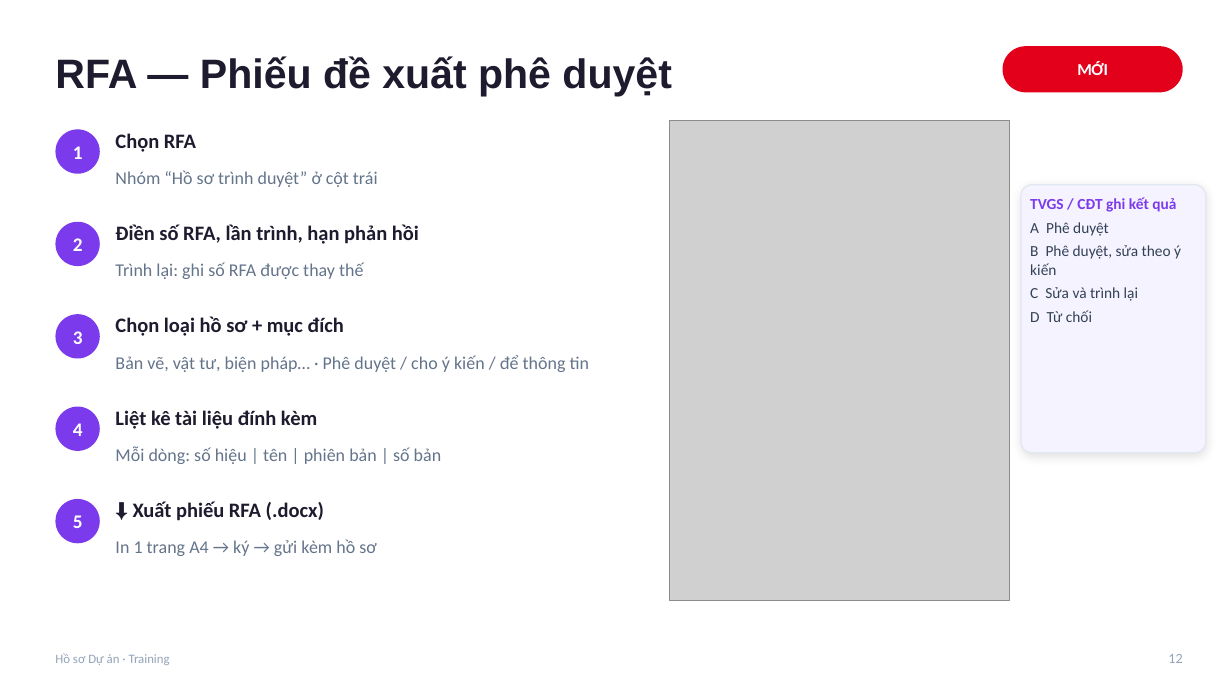
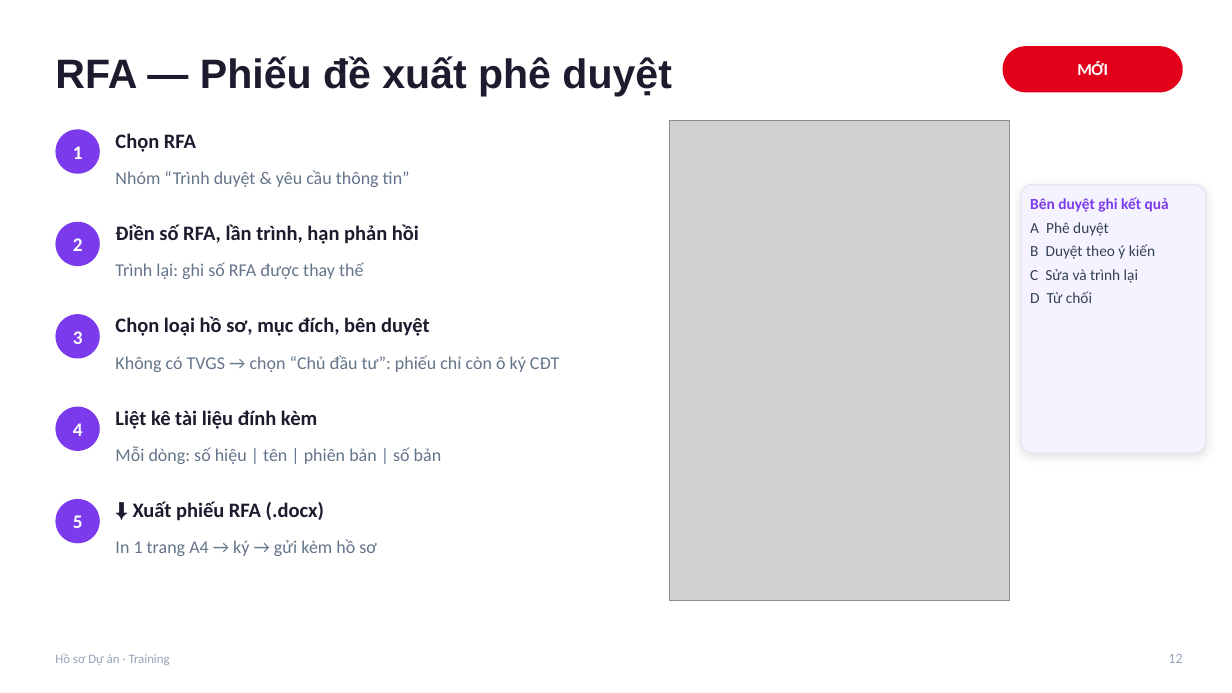
Before and after one commit to xaxa9ztb/TrackingTS, a slide deck: slide 12 of docs/Training-Ho-so-Du-an.pptx. Drawn at 1232x693 pixels with LibreOffice and Linux fonts; fonts in the diff are those of the drawing; grey boxes stand for pictures. Boxes give left, top, right and bottom in pixels: in the first picture for what was removed or moved away, otherwise in the second. Text is boxed around its words. In the diff, an @@ line names an element or a change of style, - is before the commit and + after.

```diff
--- a/docs/Training-Ho-so-Du-an.pptx
+++ b/docs/Training-Ho-so-Du-an.pptx
@@ text at bbox=[115, 170, 410, 187]: text changed @@
-Nhóm “Hồ sơ trình duyệt” ở cột trái
+Nhóm “Trình duyệt & yêu cầu thông tin”
@@ text at bbox=[1030, 197, 1169, 212]: text changed @@
-TVGS / CĐT ghi kết quả
+Bên duyệt ghi kết quả
@@ text at bbox=[1030, 244, 1155, 259]: text changed @@
-B Phê duyệt, sửa theo ý kiến
+B Duyệt theo ý kiến
@@ text at bbox=[115, 316, 430, 336]: text changed @@
-Chọn loại hồ sơ + mục đích
+Chọn loại hồ sơ, mục đích, bên duyệt
@@ text at bbox=[115, 355, 559, 372]: text changed @@
-Bản vẽ, vật tư, biện pháp… · Phê duyệt / cho ý kiến / để thông tin
+Không có TVGS → chọn “Chủ đầu tư”: phiếu chỉ còn ô ký CĐT
```
Also in this commit, not shown: 4 other slides changed, 1 slide added, 11 other files.
